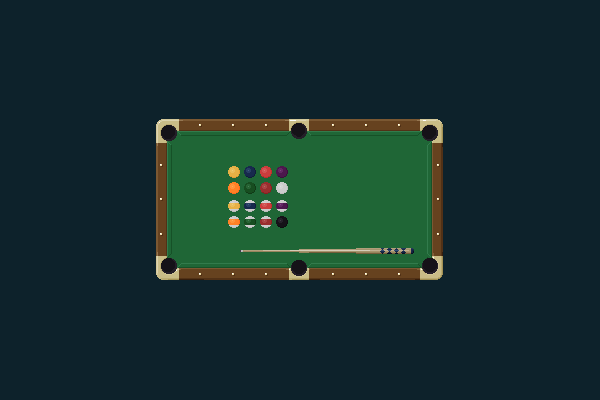
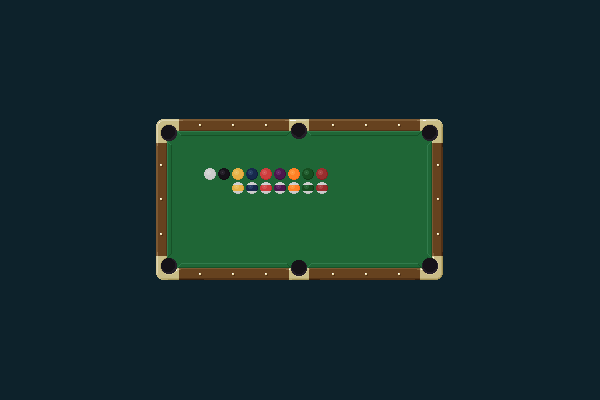
Layer changes from the first 600 x 400 image to the second:
hid group "cue-stick-group" (5 layers) over [240,228,414,254]
added layer "combined" in group "ball-group" over [204,168,328,194]
hid "highlight" (2nd of 3, in "ball-group") over [232,170,281,221]
hid "subtle" over [230,168,288,228]
hid "balls" over [228,166,288,228]
